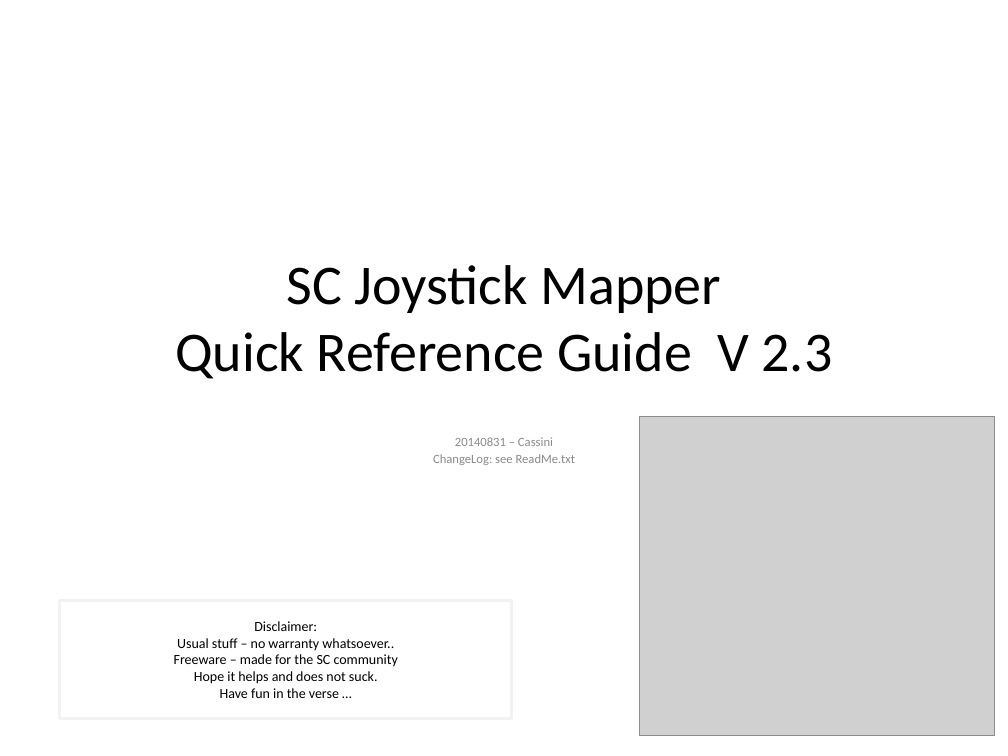
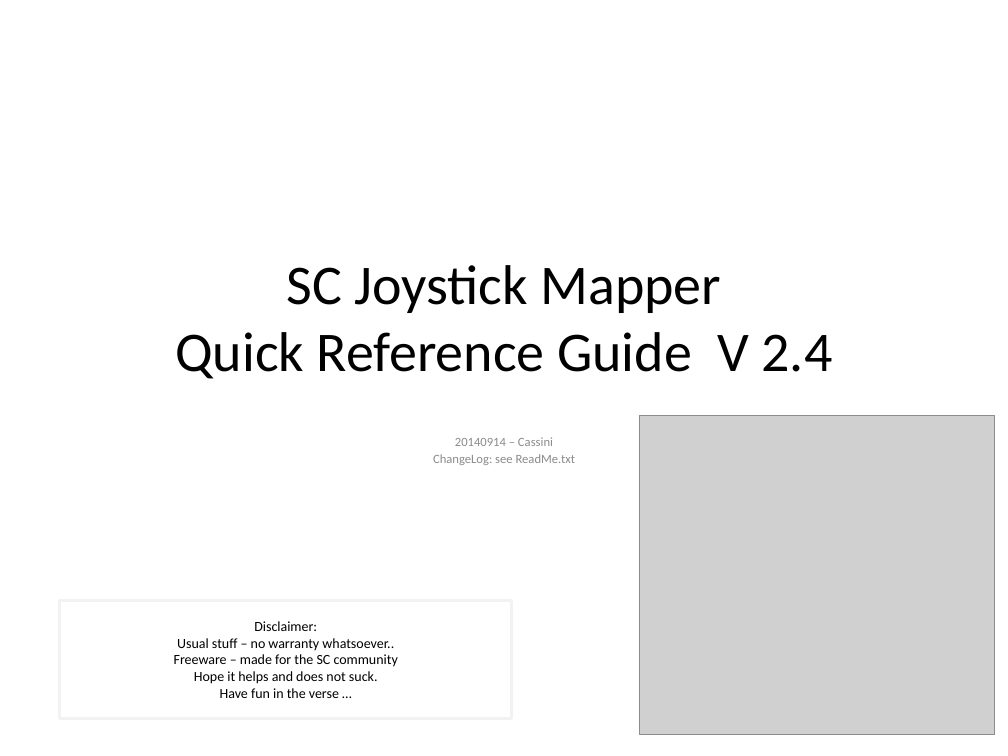
Before and after one commit to SCToolsfactory/SCJMapper-V2, a slide deck: slide 1 of doc/SCJMapper_QGuide.pptx. Drawn at 1008x756 pixels with LibreOffice and Linux fonts; fonts in the diff are those of the drawing; grey boxes stand for pictures. Boxes give left, top, right and bottom in pixels: in the first picture for what was removed or moved away, otherwise in the second. Text is boxed around its words. In the diff, an @@ line names an element or a change of style, - is before the commit and + after.

```diff
--- a/doc/SCJMapper_QGuide.pptx
+++ b/doc/SCJMapper_QGuide.pptx
@@ title at box(175, 265, 833, 379): text changed @@
-SC Joystick Mapper
-Quick Reference Guide V 2.3
+SC Joystick Mapper
+Quick Reference Guide V 2.4
@@ subtitle at box(455, 437, 553, 446): text changed @@
-20140831 – Cassini
+20140914 – Cassini
```
Also in this commit, not shown: 7 other slides changed, 15 other files.
